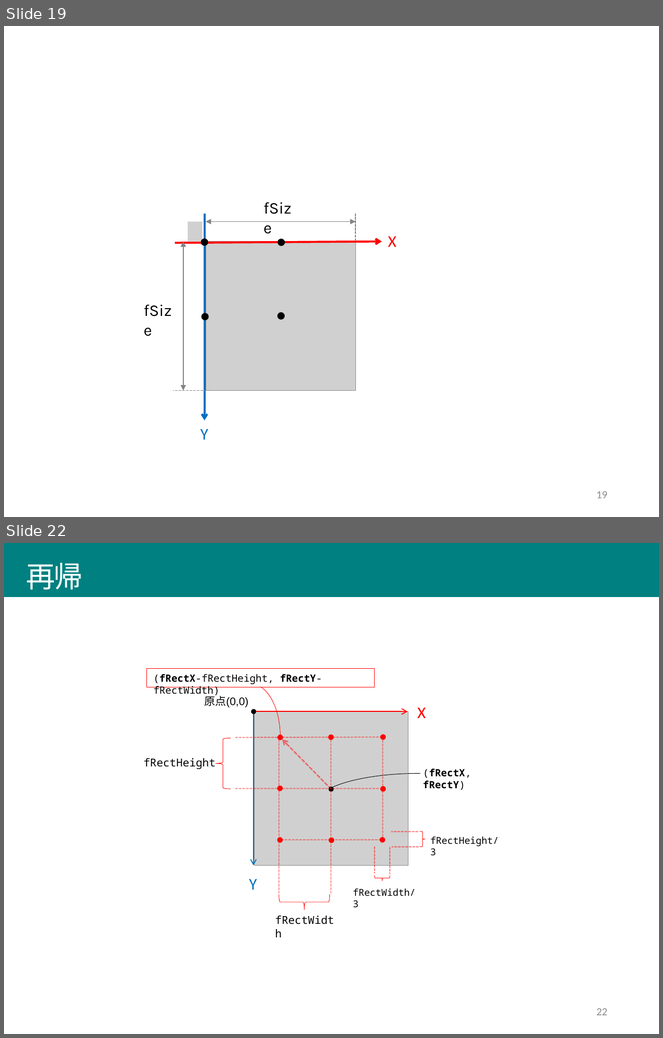
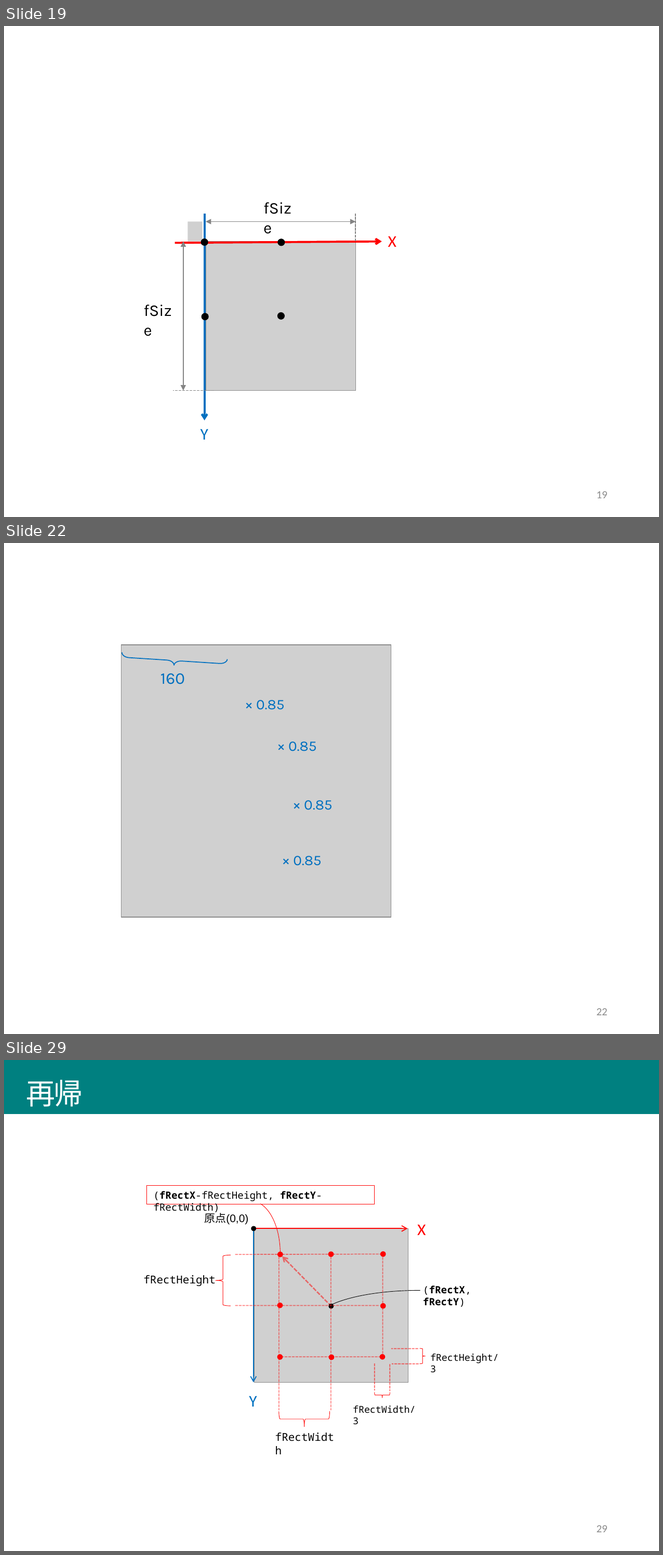
Before and after one commit to afukushimagit/afukushimagit.github.io, a slide deck: images/recursive/図素材.pptx. Shown one above the other, each under a label of ours: slides 19 and 22 before the commit, slides 19, 22 and 29 after it; the slides between them are not shown. The pictures are 663x1038 and 663x1555 pixels, drawn with LibreOffice and Linux fonts; fonts in the diff are those of the drawing; grey boxes stand for pictures. Boxes give left, top, right and bottom in pixels: in the first picture for what was removed or moved away, otherwise in the second. Text is boxed around its words. In the diff, an @@ line names an element or a change of style, - is before the commit and + after.

```diff
--- a/images/recursive/図素材.pptx
+++ b/images/recursive/図素材.pptx
@@ slide 22 added at box(4, 543, 659, 1034), background #FFFFFF @@
@@ picture added at box(122, 645, 391, 918) @@
@@ left brace added at box(122, 652, 228, 669), outline #0070C0 1 pt @@
@@ text added at box(161, 674, 185, 684), 18 pt, text #0070C0 @@
+160
@@ text added at box(256, 700, 284, 710), 16 pt, text #0070C0 @@
+× 0.85
@@ text added at box(288, 742, 317, 752), 16 pt, text #0070C0 @@
+× 0.85
@@ text added at box(304, 800, 332, 810), 16 pt, text #0070C0 @@
+× 0.85
@@ text added at box(293, 856, 321, 866), 16 pt, text #0070C0 @@
+× 0.85
@@ page number added at box(597, 1008, 608, 1016), 12 pt, text #8C8C8C @@
+22
@@ what was slide 22 is now slide 29 @@
@@ page number at box(597, 1525, 608, 1533): text changed @@
-22
+29
```
Also in this commit, not shown: 3 slides changed, 8 other slides added, 1 slide removed, 31 other files.
